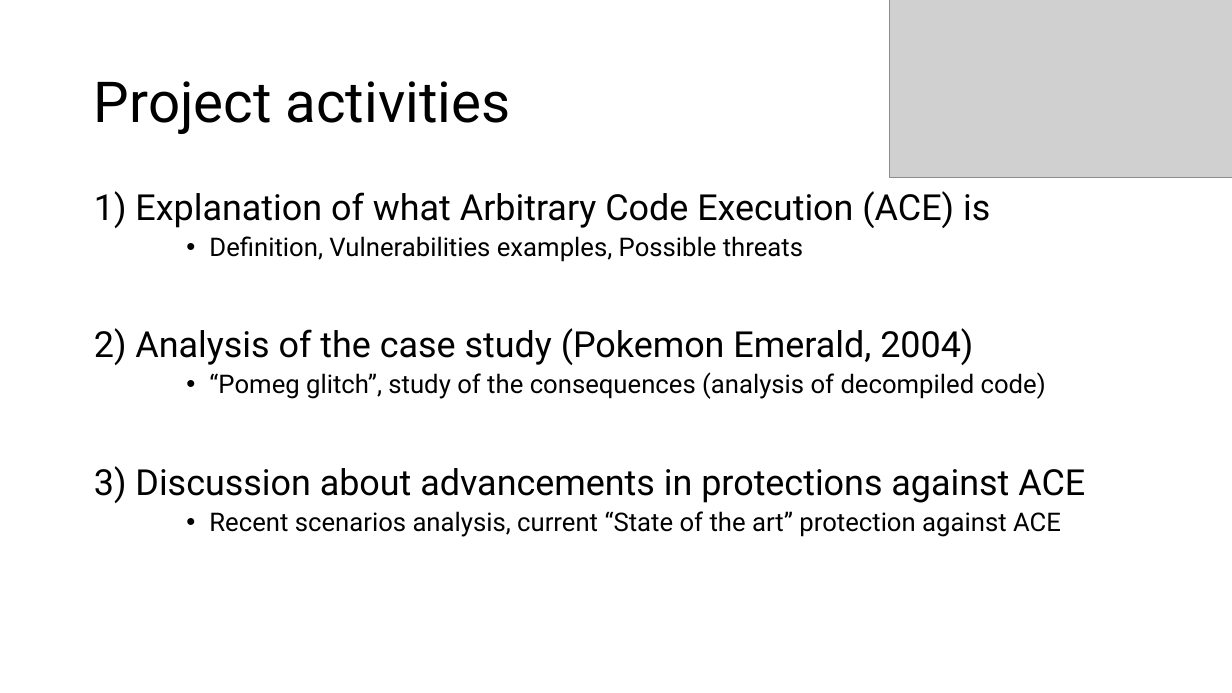
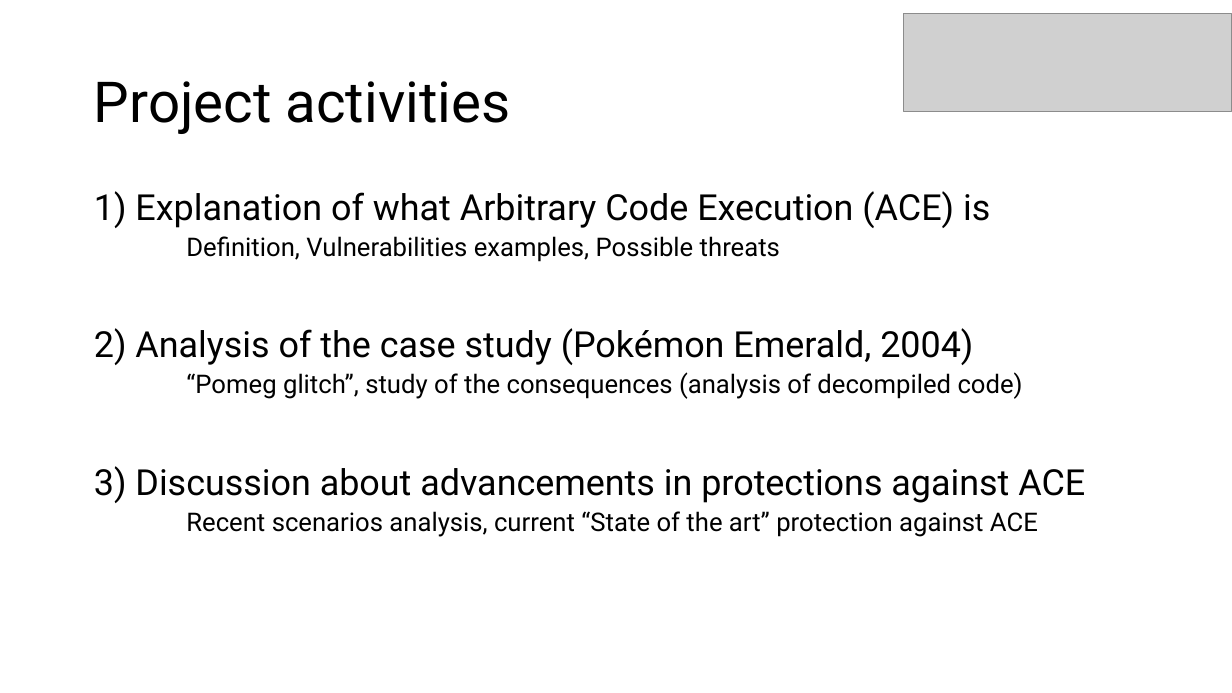
Before and after one commit to Fireblast9/ACE, a slide deck: slide 2 of ACE - Sasha Toscano.pptx. Drawn at 1232x693 pixels with LibreOffice and Linux fonts; fonts in the diff are those of the drawing; grey boxes stand for pictures. Boxes give left, top, right and bottom in pixels: in the first picture for what was removed or moved away, otherwise in the second. Text is boxed around its words. In the diff, an @@ line names an element or a change of style, - is before the commit and + after.

```diff
--- a/ACE - Sasha Toscano.pptx
+++ b/ACE - Sasha Toscano.pptx
@@ picture removed at [890, 0, 1232, 177] @@
@@ picture added at [904, 14, 1232, 112] @@
@@ text at [186, 236, 1038, 537]: bullet • to none @@
@@ text at [94, 328, 973, 365]: text changed @@
-2) Analysis of the case study (Pokemon Emerald, 2004)
+2) Analysis of the case study (Pokémon Emerald, 2004)
```
Also in this commit, not shown: 2 other slides changed, 12 other files.
